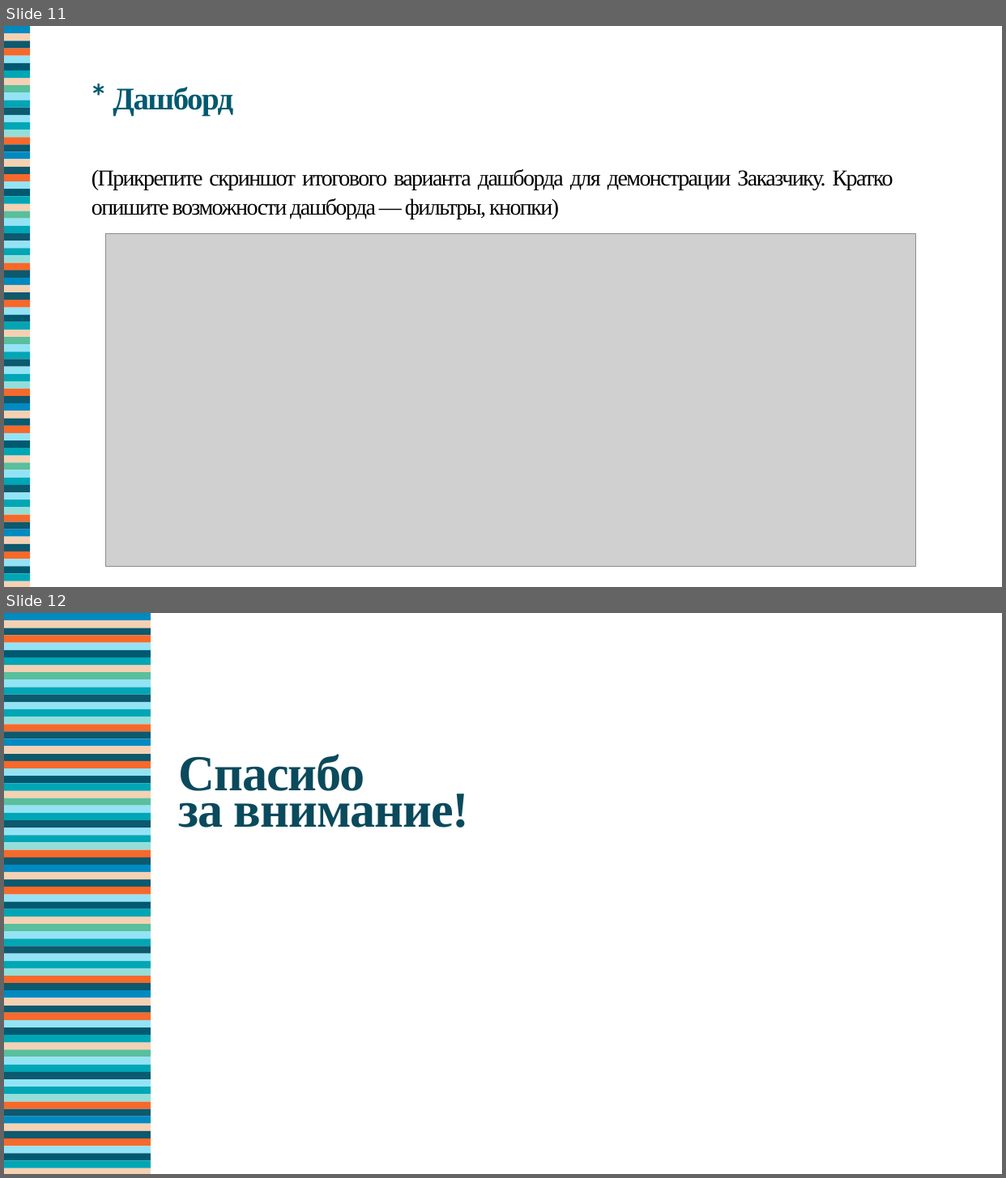
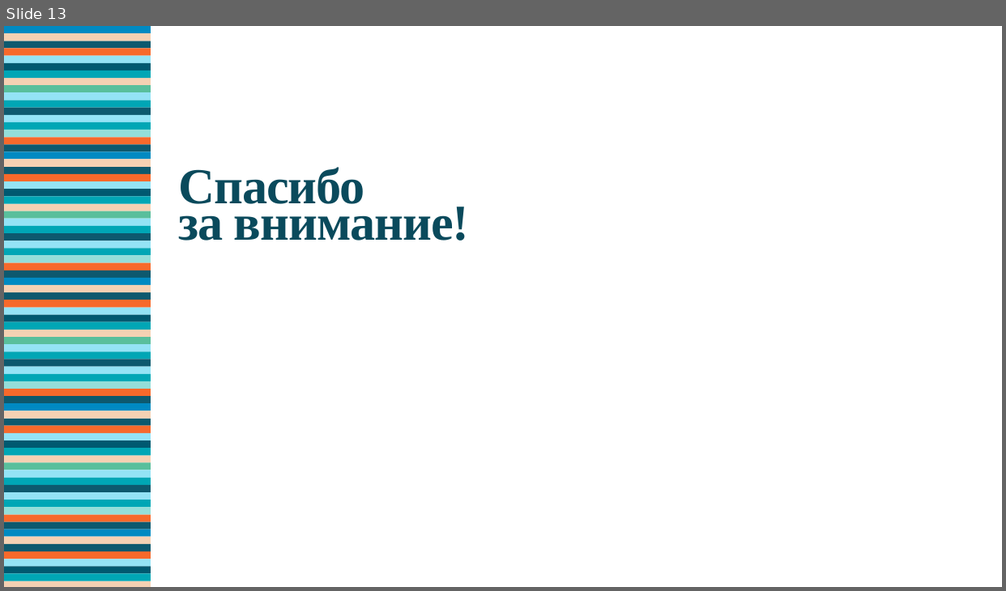
Before and after one commit to Shinnn2374/FinalTaskTGU, a slide deck: finalTasjk/Борисов.pptx. Shown one above the other, each under a label of ours: slides 11 and 12 before the commit, slide 13 after it. The pictures are 1006x1178 and 1006x591 pixels, drawn with LibreOffice and Linux fonts; fonts in the diff are those of the drawing; grey boxes stand for pictures. Boxes give left, top, right and bottom in pixels: in the first picture for what was removed or moved away, otherwise in the second. Text is boxed around its words. In the diff, an @@ line names an element or a change of style, - is before the commit and + after.

```diff
--- a/finalTasjk/Борисов.pptx
+++ b/finalTasjk/Борисов.pptx
@@ slide 11 removed at [4, 26, 1002, 587], background #FFFFFF @@
@@ text removed at [113, 87, 233, 116] @@
-* Дашборд
@@ text removed at [91, 169, 893, 220] @@
-(Прикрепите скриншот итогового варианта дашборда для демонстрации Заказчику. Кратко опишите возможности дашборда — фильтры, кнопки)
@@ picture removed at [105, 233, 914, 566] @@
@@ group removed at [4, 26, 30, 587]: 72 freeform shapes @@
@@ what was slide 12 is now slide 13 @@
```
Also in this commit, not shown: 10 slides changed, 2 slides added, 4 other files.
